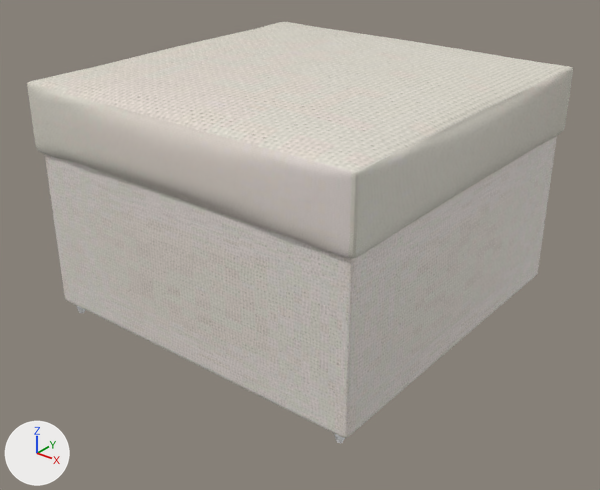
A saved change to the glTF model assets/modelos/tabureteCasual.gltf.
Camera for both pictures: a camera (50 mm lens) standing at (6.27, -8.02, 4.51) and looking at (0.08, -0.28, -0.29). Lighting does not change. The marker at lower left points along +X, +Y and +Z. Where no turn or scale is listed for an object, it has been applied to the vertices.

The first picture shows 'asiento', 'base'.
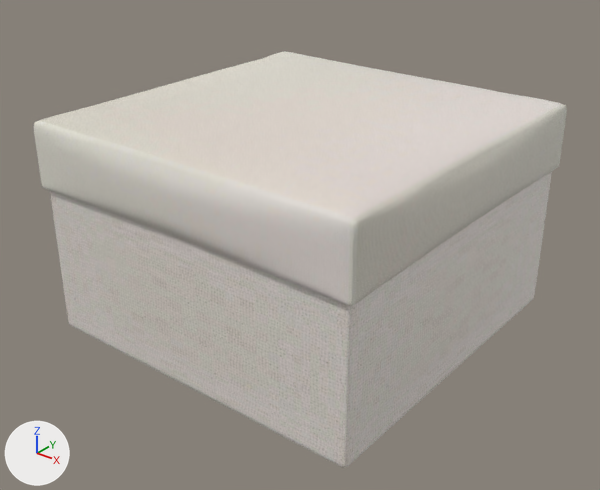
Location of each change, (x1, y1, x2, y2) in pixels of the pictures (600 x 490 px):
'asiento', moved, turned: before (27, 22, 573, 259); after (34, 52, 567, 306)
'base', moved, turned: before (45, 136, 557, 438); after (50, 172, 552, 468)

Edits to the bpy script that builds the scene:
```text
Change ob_asiento:
    ob_asiento.rotation_euler: (3.142, 0.0, 0.0) -> (0.0, 0.0, 0.0)  # degrees (180, 0, 0) -> degrees (0, 0, 0)
    ob_asiento.location: (0.0, 1.466, 0.0) -> (0.0, 1.017, 0.0)
Change ob_base:
    ob_base.rotation_euler: (-3.142, 0.0, 0.0) -> (0.0, 0.0, 0.0)  # degrees (-180, 0, 0) -> degrees (0, 0, 0)
    ob_base.location: (0.0, -0.386, 0.0) -> (0.0, 0.0, 0.0)
```
